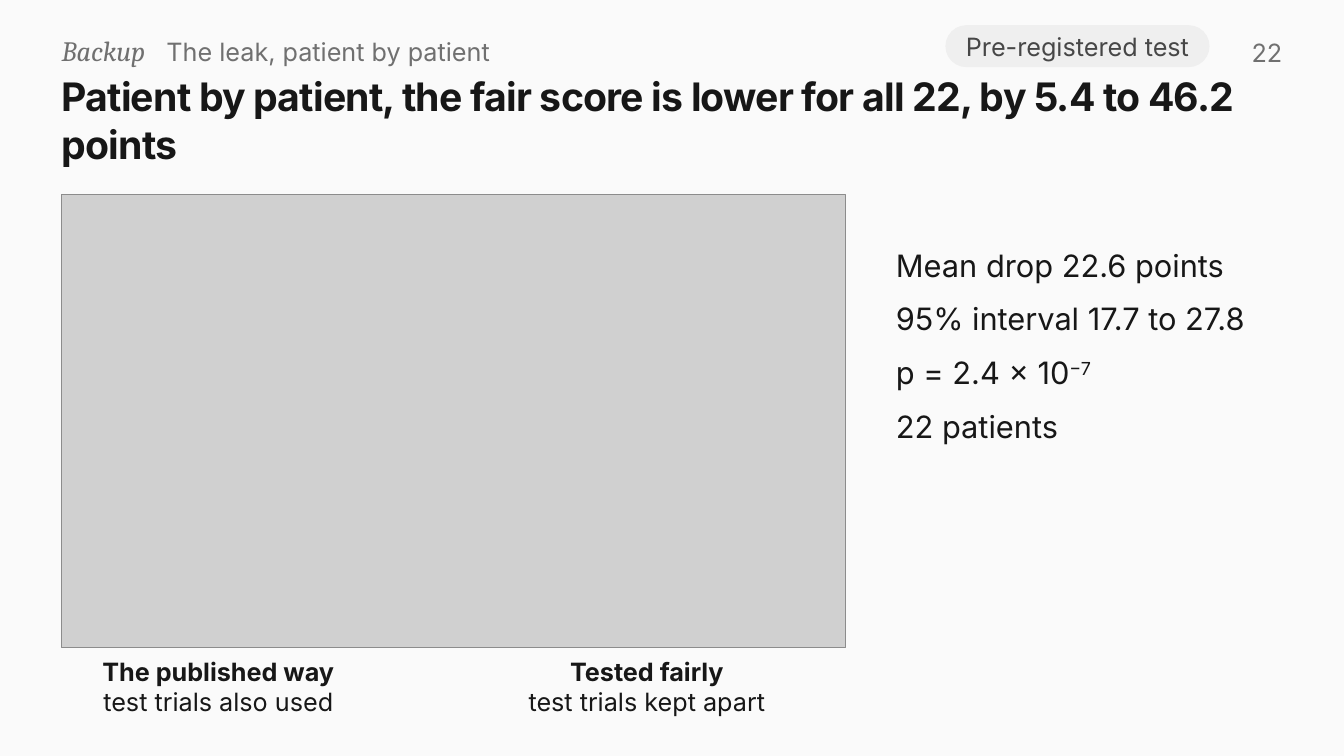
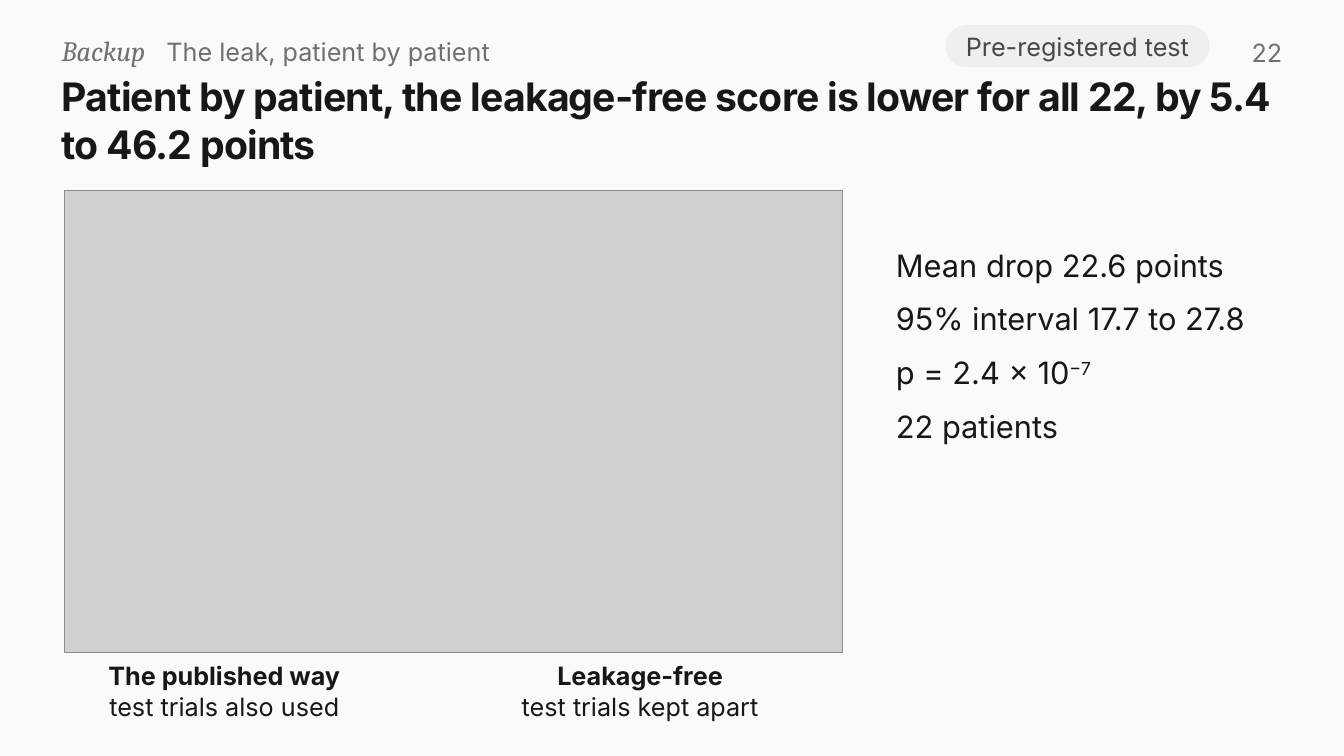
Before and after one commit to rajveeerr/sixth-finger-bci, a slide deck: slide 22 of report/slides/sixth-finger-bci.pptx. Drawn at 1344x756 pixels with LibreOffice and Linux fonts; fonts in the diff are those of the drawing; grey boxes stand for pictures. Boxes give left, top, right and bottom in pixels: in the first picture for what was removed or moved away, otherwise in the second. Text is boxed around its words. In the diff, an @@ line names an element or a change of style, - is before the commit and + after.

```diff
--- a/report/slides/sixth-finger-bci.pptx
+++ b/report/slides/sixth-finger-bci.pptx
@@ title at (62, 81, 1271, 167): text changed @@
-Patient by patient, the fair score is lower for all 22, by 5.4 to 46.2 points
+Patient by patient, the leakage-free score is lower for all 22, by 5.4 to 46.2 points
@@ picture: place and size @@
-picture at (62, 195, 846, 647)
+picture at (65, 191, 843, 652)
@@ text "The published way": place and size @@
-text "The published way" at (102, 661, 334, 712)
+text "The published way" at (108, 665, 340, 717)
@@ text "Leakage-free": place and size @@
-text "Leakage-free" at (529, 661, 765, 716)
+text "Leakage-free" at (522, 666, 758, 721)
@@ text at (557, 666, 723, 691): text changed @@
-Tested fairly
+Leakage-free
```
Also in this commit, not shown: 10 other slides changed, 2 other files.
